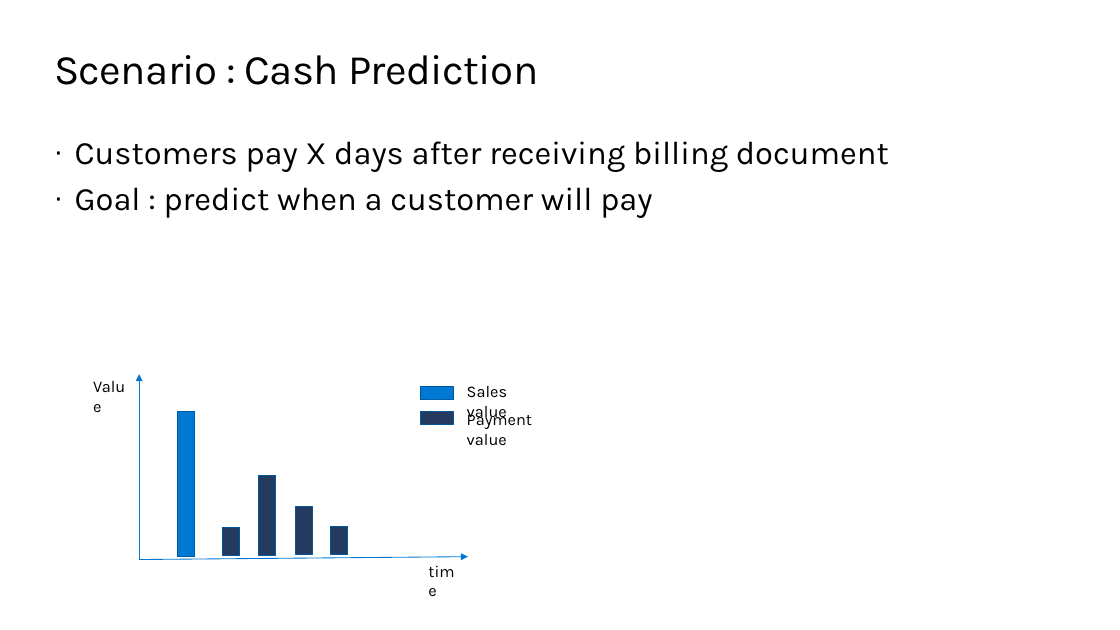
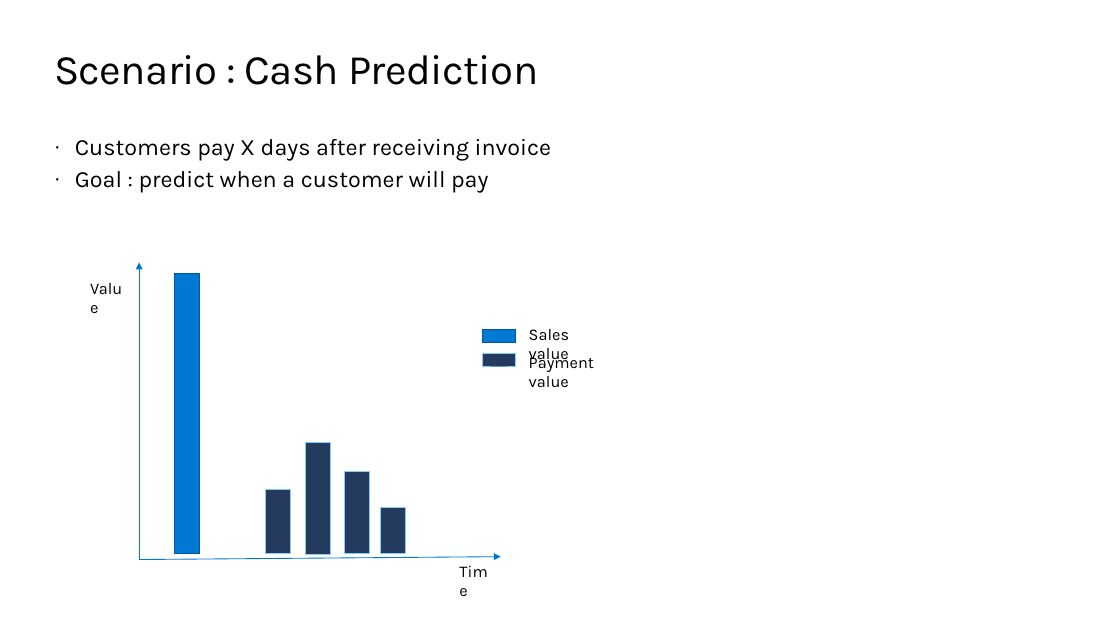
Before and after one commit to thzandvl/microhack-sap-data, a slide deck: slide 3 of SAP-Data-MicroHack.pptx (slide 2 before the commit). Drawn at 1120x630 pixels with LibreOffice and Linux fonts; fonts in the diff are those of the drawing; background and template pictures are left out. Boxes give left, top, right and bottom in pixels: in the first picture for what was removed or moved away, otherwise in the second. Text is boxed around its words. In the diff, an @@ line names an element or a change of style, - is before the commit and + after.

```diff
--- a/SAP-Data-MicroHack.pptx
+++ b/SAP-Data-MicroHack.pptx
@@ text at (x1=75, y1=139, x2=552, y2=160): text changed; size 28 to 20 pt @@
-· Customers pay X days after receiving billing document
+· Customers pay X days after receiving invoice
@@ text at (x1=75, y1=171, x2=488, y2=193): size 28 to 20 pt in "Goal : predict when a customer will ..."; less space between paragraphs @@
@@ arrow moved from (139, 560) - (139, 375) to (139, 560) - (139, 262) @@
@@ text "Value" rewrapped from (x1=467, y1=406, x2=507, y2=422) to (x1=82, y1=274, x2=137, y2=302) @@
@@ rectangle resized from (x1=178, y1=412, x2=195, y2=557) to (x1=175, y1=274, x2=200, y2=554) @@
@@ rectangle moved from (x1=420, y1=386, x2=454, y2=400) to (x1=482, y1=329, x2=516, y2=343) @@
@@ 2 texts, 1 rectangle moved together from (x1=420, y1=386, x2=532, y2=445) to (x1=482, y1=329, x2=594, y2=387) @@
@@ rectangle resized from (x1=259, y1=476, x2=276, y2=555) to (x1=305, y1=443, x2=330, y2=555) @@
@@ rectangle resized from (x1=296, y1=507, x2=313, y2=555) to (x1=344, y1=471, x2=370, y2=554) @@
@@ outline #00599D 0.85 pt to #88CBFF 0.85 pt in 5 elements at (x1=305, y1=443, x2=330, y2=555), (x1=381, y1=507, x2=406, y2=553), (x1=482, y1=354, x2=516, y2=367), (x1=344, y1=471, x2=370, y2=554), (x1=266, y1=490, x2=291, y2=554) @@
@@ rectangle resized from (x1=223, y1=528, x2=239, y2=556) to (x1=266, y1=490, x2=291, y2=554) @@
@@ rectangle resized from (x1=331, y1=526, x2=348, y2=555) to (x1=381, y1=507, x2=406, y2=553) @@
@@ arrow moved from (139, 560) - (468, 557) to (139, 560) - (501, 557) @@
@@ text at (x1=451, y1=557, x2=503, y2=586): text changed @@
-time
+Time
```
Also in this commit, not shown: 4 other slides changed, 5 slides added, 3 slides removed, 1 other file.
